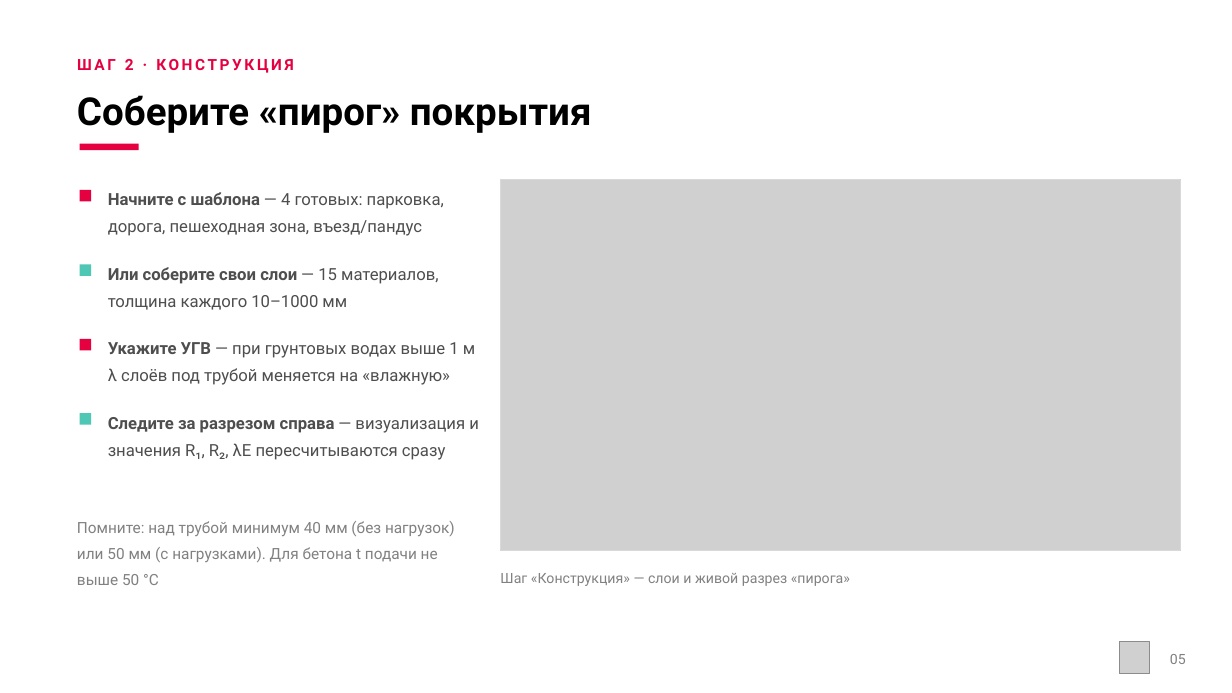
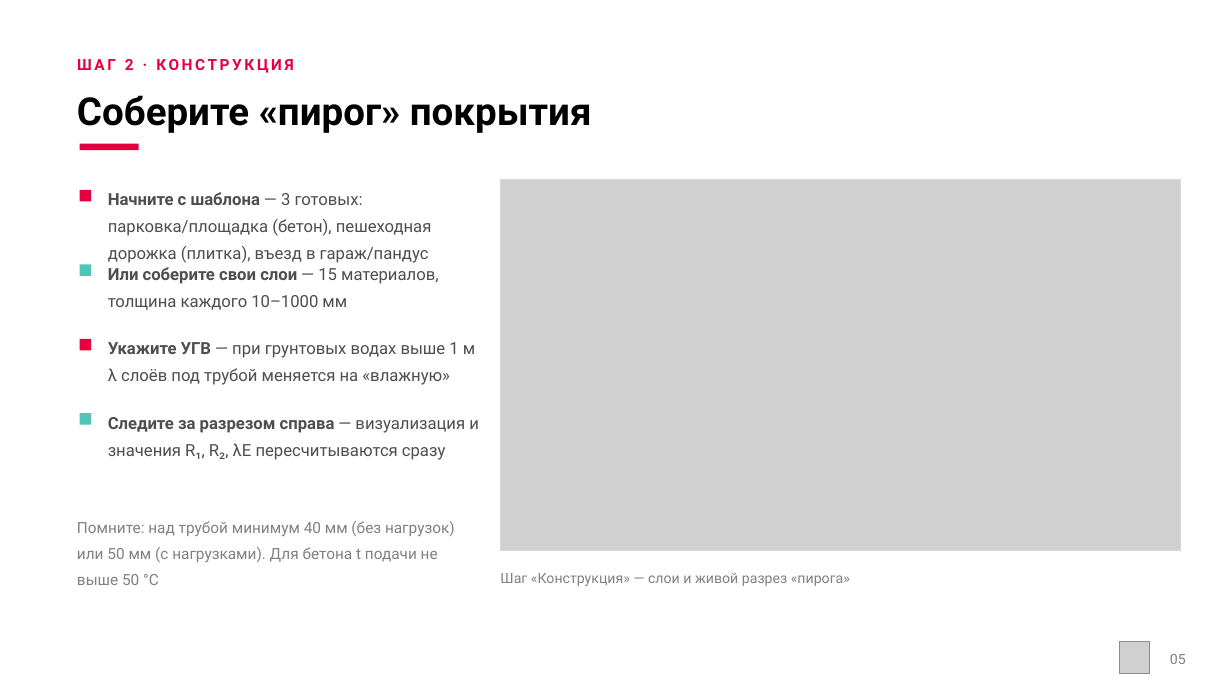
Before and after one commit to aidarinasadullin-coder/AceReh, a slide deck: slide 5 of Презентация/готовые/РЕХАУ Калькулятор снеготаяния — быстрый старт.pptx. Drawn at 1232x693 pixels with LibreOffice and Linux fonts; fonts in the diff are those of the drawing; grey boxes stand for pictures. Boxes give left, top, right and bottom in pixels: in the first picture for what was removed or moved away, otherwise in the second. Text is boxed around its words. In the diff, an @@ line names an element or a change of style, - is before the commit and + after.

```diff
--- a/Презентация/готовые/РЕХАУ Калькулятор снеготаяния — быстрый старт.pptx
+++ b/Презентация/готовые/РЕХАУ Калькулятор снеготаяния — быстрый старт.pptx
@@ text at (x1=108, y1=192, x2=432, y2=263): text changed @@
-Начните с шаблона — 4 готовых: парковка, дорога, пешеходная зона, въезд/пандус
+Начните с шаблона — 3 готовых: парковка/площадка (бетон), пешеходная дорожка (плитка), въезд в гараж/пандус
```
Also in this commit, not shown: 2 other slides changed, 3 other files.
